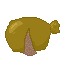
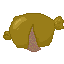
The second 64 × 64 image is a revision of the first. Changes to its layers:
painted on "Calque de dessin 1" over [3, 13, 64, 56]
